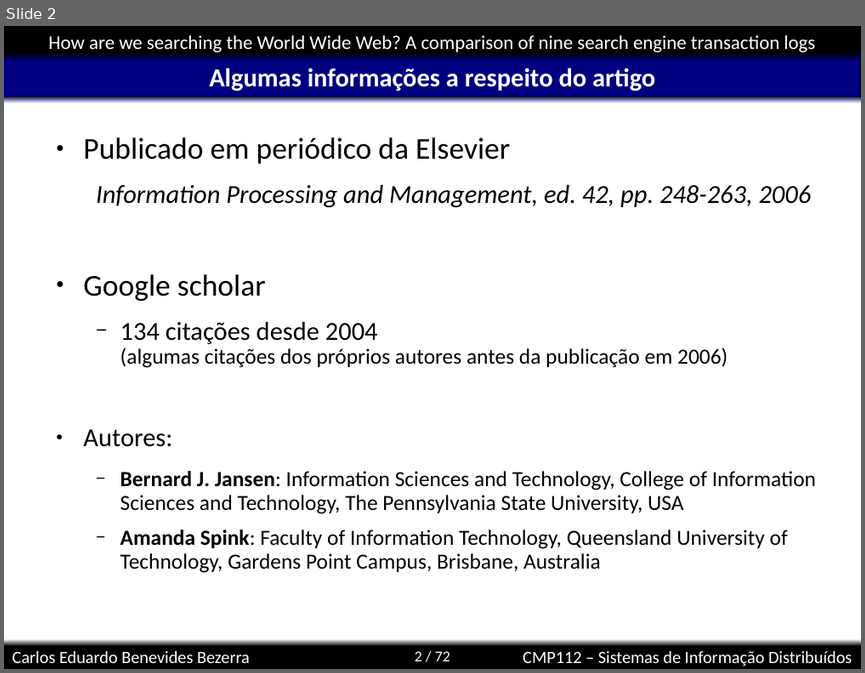
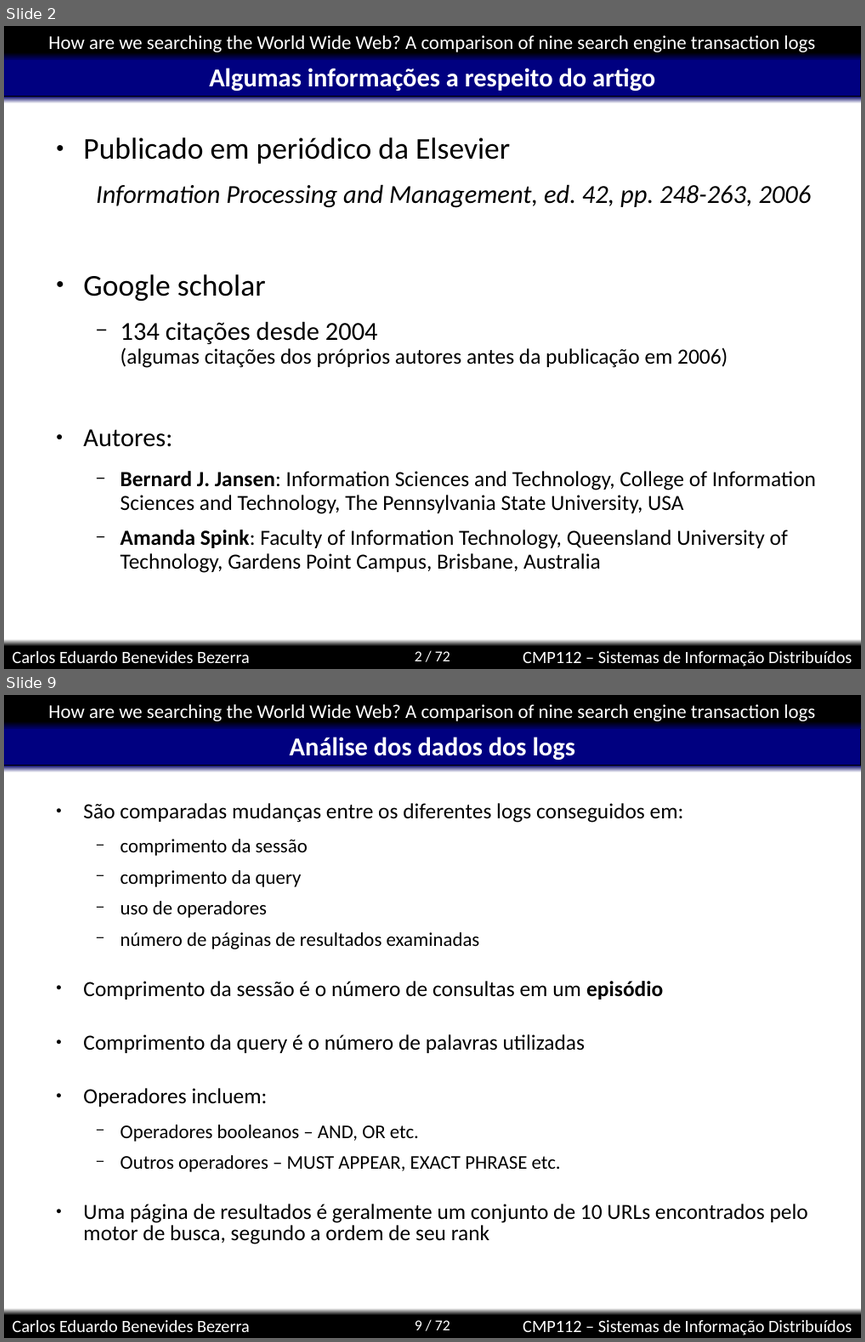
Before and after one commit to kdubezerra/kdubezerra, a slide deck: disciplinas/cmp112/artigohow.ppt. Shown one above the other, each under a label of ours: slide 2 before the commit, slides 2 and 9 after it; the slides between them are not shown. The pictures are 865x673 and 865x1342 pixels, drawn with LibreOffice and Linux fonts; fonts in the diff are those of the drawing; background and template pictures are left out. Boxes give left, top, right and bottom in pixels: in the first picture for what was removed or moved away, otherwise in the second. Text is boxed around its words. In the diff, an @@ line names an element or a change of style, - is before the commit and + after.

```diff
--- a/disciplinas/cmp112/artigohow.ppt
+++ b/disciplinas/cmp112/artigohow.ppt
@@ slide 9 added at box(4, 695, 861, 1338), background #FFFFFF; not listed: 8 template elements that a slide beside it also shows @@
@@ title added at box(290, 737, 575, 760), 24 pt, text #FFFFFF, bold @@
+Análise dos dados dos logs
@@ text added at box(83, 803, 808, 1244), 20 pt, text #000000 @@
+● São comparadas mudanças entre os diferentes logs conseguidos em:
+  − comprimento da sessão
+  − comprimento da query
+  − uso de operadores
+  − número de páginas de resultados examinadas
+● Comprimento da sessão é o número de consultas em um episódio
+● Comprimento da query é o número de palavras utilizadas
+● Operadores incluem:
+  − Operadores booleanos – AND, OR etc.
+  − Outros operadores – MUST APPEAR, EXACT PHRASE etc.
+● Uma página de resultados é geralmente um conjunto de 10 URLs encontrados pelo motor de busca, segundo a ordem de seu rank
```
Also in this commit, not shown: 1 slide changed, 6 other slides added.
